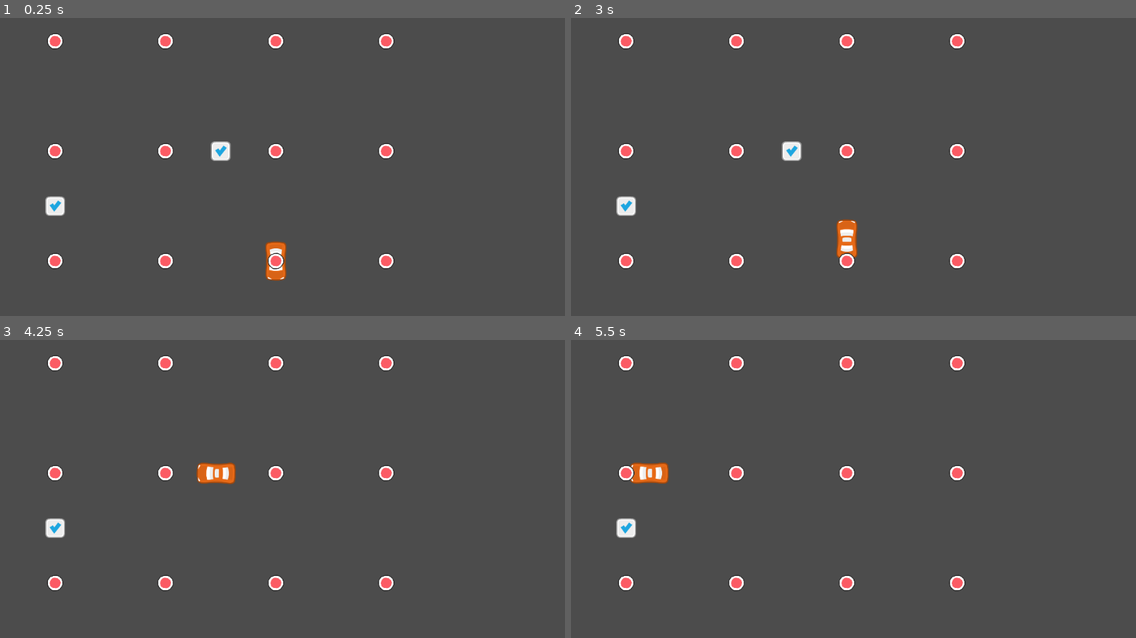
Above: before the commit, frames 1-4 (two rows, left to right).
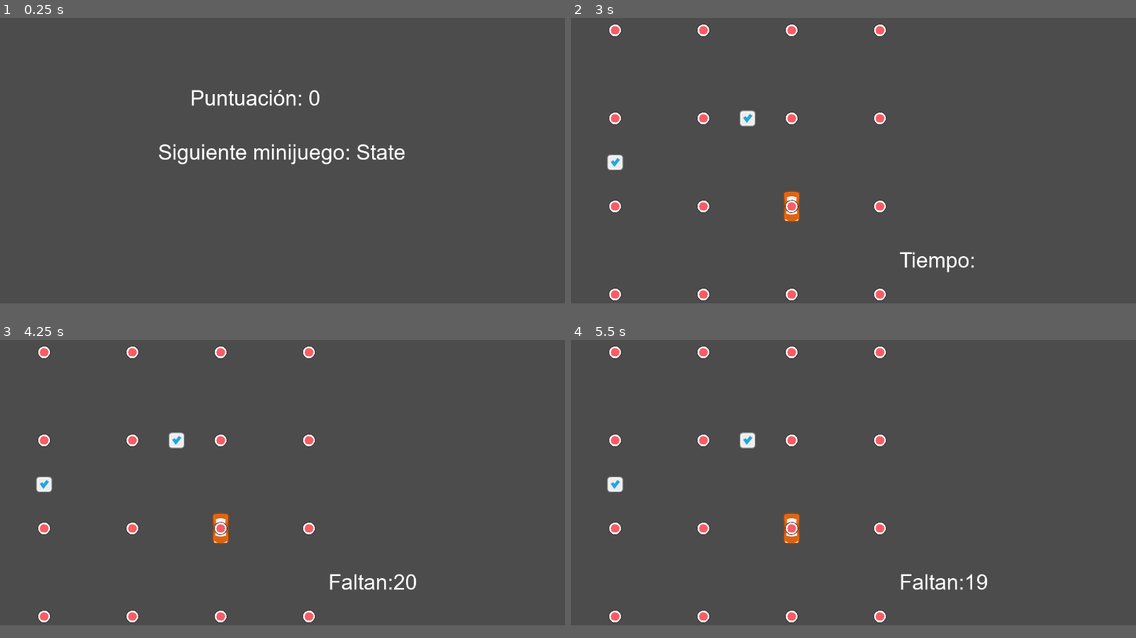
Above: after the commit, the same moments.

Repository: JoelCoyos/IngenieriaVideojuegos
Game: Godot game, scene res://Game.tscn
Same seed, same stepped clock (60 frames per second), same inputs: the game is played once before the commit and once after it.
Inputs (mouse positions are in pixels of both pictures, inside the frame that each line leads up to):
- Up to frame 1 (0.25 s): no input
- Up to frame 2 (3 s): tap Enter at 0.5, 2 s; move the mouse to (977, 134) at 0.52 s; press the mouse at (977, 134) at 0.53 s; hold Right (ui_right) 0.53-1.28 s; tap Space at 1.25, 2.75 s; move the mouse to (740, 167) at 1.27 s; release the mouse at (740, 167) at 1.28 s; hold Left (ui_left) 1.28-2.03 s; click (740, 167) at 1.35 s; move the mouse to (910, 77) at 2.02 s; press the mouse at (910, 77) at 2.03 s; hold Right (ui_right) 2.03-2.78 s; move the mouse to (825, 217) at 2.77 s; release the mouse at (825, 217) at 2.78 s; hold Up (ui_up) from 2.78 s (still down); click (825, 217) at 2.85 s
- Up to frame 3 (4.25 s): move the mouse to (452, 521) at 3.52 s; release Up (ui_up) at 3.53 s; press the mouse at (452, 521) at 3.53 s; hold Left (ui_left) from 3.53 s (still down)
- Up to frame 4 (5.5 s): keep holding Left (ui_left); move the mouse to (684, 423) at 4.27 s; release the mouse at (684, 423) at 4.28 s; click (684, 423) at 4.35 s; move the mouse to (881, 474) at 5.02 s; press the mouse at (881, 474) at 5.03 s
The window is 800x468 before the commit and 800x450 after it. Grey fills any space a smaller window leaves; there, only what the larger window draws over its background counts as a difference.

The runs differ from the first frame. In frame 1, 3.2% of the frame differs, in the area x 8-72%, y 5-89%; in frame 2, 4.0%, in the area x 6-72%, y 1-96%; in frame 3, 3.9%; in frame 4, 3.9%.

Commit message:
state parte 2

Diff:
--- a/Game.tscn
+++ b/Game.tscn
@@ -1,9 +1,15 @@
-[gd_scene load_steps=5 format=2]
+[gd_scene load_steps=8 format=2]
 
 [ext_resource path="res://GameManager.gd" type="Script" id=1]
 [ext_resource path="res://SessionManager.gd" type="Script" id=2]
 [ext_resource path="res://MinigameManager.gd" type="Script" id=3]
 [ext_resource path="res://LevelSelection.gd" type="Script" id=4]
+[ext_resource path="res://arial.ttf" type="DynamicFontData" id=5]
+[ext_resource path="res://SessionUIManager.gd" type="Script" id=6]
+
+[sub_resource type="DynamicFont" id=1]
+size = 48
+font_data = ExtResource( 5 )
 
 [node name="Game" type="Node2D"]
 
@@ -16,5 +22,42 @@
 [node name="SessionManager" type="Node2D" parent="."]
 script = ExtResource( 2 )
 
+[node name="SessionUI" type="Node2D" parent="SessionManager"]
+script = ExtResource( 6 )
+
+[node name="BetweenMinigames" type="Node2D" parent="SessionManager/SessionUI"]
+
+[node name="Score" type="RichTextLabel" parent="SessionManager/SessionUI/BetweenMinigames"]
+margin_left = 431.0
+margin_top = 227.0
+margin_right = 951.0
+margin_bottom = 350.0
+custom_fonts/normal_font = SubResource( 1 )
+text = "Puntuación: 0"
+__meta__ = {
+"_edit_use_anchors_": true
+}
+
+[node name="NextMinigame" type="RichTextLabel" parent="SessionManager/SessionUI/BetweenMinigames"]
+margin_left = 358.0
+margin_top = 350.0
+margin_right = 1143.0
+margin_bottom = 473.0
+custom_fonts/normal_font = SubResource( 1 )
+text = "Siguiente minijuego:"
+
+[node name="OnMinigame" type="Node2D" parent="SessionManager/SessionUI"]
+
+[node name="TimeLeft" type="RichTextLabel" parent="SessionManager/SessionUI/OnMinigame"]
+margin_left = 744.0
+margin_top = 595.0
+margin_right = 1264.0
+margin_bottom = 718.0
+custom_fonts/normal_font = SubResource( 1 )
+text = "Tiempo:"
+__meta__ = {
+"_edit_use_anchors_": true
+}
+
 [node name="MinigameManager" type="Node2D" parent="."]
 script = ExtResource( 3 )
--- a/LevelSelection.gd
+++ b/LevelSelection.gd
@@ -1,12 +1,14 @@
 extends Node2D
 
-
-var levels = ["State"]
+var rng
+var levels = ["State","Decorator","Iterator"]
 
 # Called when the node enters the scene tree for the first time.
 func _ready():
+	rng = RandomNumberGenerator.new()
+	rng.randomize()
 	pass # Replace with function body.
 
 func SelectMinigame():
-	return levels[0]
+	return levels[rng.randi_range(0,levels.size()-1)]
 	pass
--- a/Minigame.gd
+++ b/Minigame.gd
@@ -6,7 +6,7 @@
 var time
 var difficulty
 var objectiveCount
-var objectiveCleared
+var objectiveCleared=0
 
 func _ready():
 	pass
--- a/Minigames/Decorator/Decorator.gd
+++ b/Minigames/Decorator/Decorator.gd
@@ -27,7 +27,9 @@
 	print("Starting minigame")
 	rng = RandomNumberGenerator.new()
 	rng.randomize()
-	t.set_wait_time(10)
+	objectiveCount=clothes.size()
+	time = 10
+	t.set_wait_time(time)
 	t.start()
 	SetWeather()
 	AddSelectionClothes()
@@ -56,7 +58,7 @@
 
 func HasSelectedClothe(clothe,bodyPart):
 	if(clothesDic[clothe][0] ==bodyPart and clothesDic[clothe][1] == currentWeather):
-		print("bien")
+		objectiveCleared+=1
 	else:
 		print("mal")
 	pass
--- a/Minigames/Iterator/Iterator.gd
+++ b/Minigames/Iterator/Iterator.gd
@@ -32,10 +32,12 @@
 	pass
 
 func StartMinigame():
-	t.set_wait_time(10)
+	time = 10
+	t.set_wait_time(time)
 	t.start()
 	currentObjectiveNode=0
-	graph_width=5
+	objectiveCount=3
+	graph_width=objectiveCount
 	graph_height=graph_width+2
 	gameIsOver=false
 	objectiveNode = rng.randi_range(0,graph_width-1)
@@ -100,7 +102,7 @@
 	print(endNode)
 	if(endNode == currentObjectiveNode):
 		if(currentObjectiveNode==graph_width-1):
-			print("Ganaste!")
+			objectiveCleared+=1
 			gameIsOver=true
 		currentObjectiveNode = currentObjectiveNode+1
 	else:
--- a/Minigames/State/State.gd
+++ b/Minigames/State/State.gd
@@ -58,7 +58,8 @@
 func StartMinigame():
 	print("Starting minigame")
 	rng.randomize()
-	t.set_wait_time(100)
+	time = 20
+	t.set_wait_time(20)
 	t.start()
 	objectiveCount=3
 	objectiveCleared=0
--- a/SessionManager.gd
+++ b/SessionManager.gd
@@ -5,20 +5,34 @@
 
 var LevelSelection
 var minigame
+var SessionUI
+var currentScore=0
+
+var rng
+var t
 
 # Called when the node enters the scene tree for the first time.
 func _ready():
 	LevelSelection = $"../LevelSelection"
+	SessionUI = $SessionUI
+	t = Timer.new()
+	self.add_child(t)
+	rng = RandomNumberGenerator.new()
+	rng.randomize()
 	SessionRoutine()
 	pass # Replace with function body.
 
 func SessionRoutine():
 	var next = LevelSelection.SelectMinigame()
-	print(next)
+	SessionUI.LeaveGame(next)
+	t.set_wait_time(3)
+	t.start()
+	yield(t, "timeout")
 	var minigameScene = load("res://Minigames//"+next+"//"+next+".tscn")
 	minigame = minigameScene.instance()
 	add_child(minigame)
 	minigame.StartMinigame()
+	SessionUI.EnterGame(minigame)
 	minigame.connect("minigame_ended", self, "NextMinigame")
 	pass
 
@@ -29,5 +43,8 @@
 func NextMinigame():
 	print("Seleccionando el siguiente minijuego")
 	minigame.queue_free()
+	var gainedScore = minigame.objectiveCleared
+	currentScore+=gainedScore
+	SessionUI.ChangeScore(currentScore)
 	SessionRoutine()
 	pass
--- /dev/null
+++ b/SessionUIManager.gd
@@ -0,0 +1,43 @@
+extends Node2D
+
+var BetweenMinigamesUI
+var OnMinigamesUI
+
+var onMinigame
+
+var minigameTime
+
+var t
+# Called when the node enters the scene tree for the first time.
+func _ready():
+	t = Timer.new()
+	self.add_child(t)
+
+	BetweenMinigamesUI = $BetweenMinigames
+	OnMinigamesUI = $OnMinigame
+	pass # Replace with function body.
+
+
+func EnterGame(minigame):
+	BetweenMinigamesUI.visible = false
+	OnMinigamesUI.visible = true
+	onMinigame=true
+	minigameTime = minigame.time
+	ChangeTimeLeft()
+
+func LeaveGame(nextMinigame):
+	BetweenMinigamesUI.visible = true
+	OnMinigamesUI.visible = false
+	$BetweenMinigames/NextMinigame.text = str("Siguiente minijuego: ",nextMinigame)
+	onMinigame=false
+
+func ChangeScore(newScore):
+	$BetweenMinigames/Score.text = str("Puntuacion: ", newScore)
+func ChangeTimeLeft():
+	while(onMinigame):
+		t.set_wait_time(1)
+		t.start()
+		yield(t, "timeout")
+		$OnMinigame/TimeLeft.text = str("Faltan:",minigameTime)
+		minigameTime-=1
+	pass
--- a/project.godot
+++ b/project.godot
@@ -24,6 +24,14 @@
 run/main_scene="res://Game.tscn"
 config/icon="res://icon.png"
 
+[display]
+
+window/size/width=1280
+window/size/height=720
+window/size/resizable=false
+window/size/test_width=1280
+window/size/test_height=720
+
 [gui]
 
 common/drop_mouse_on_gui_input_disabled=true
Binary file added: arial.ttf
